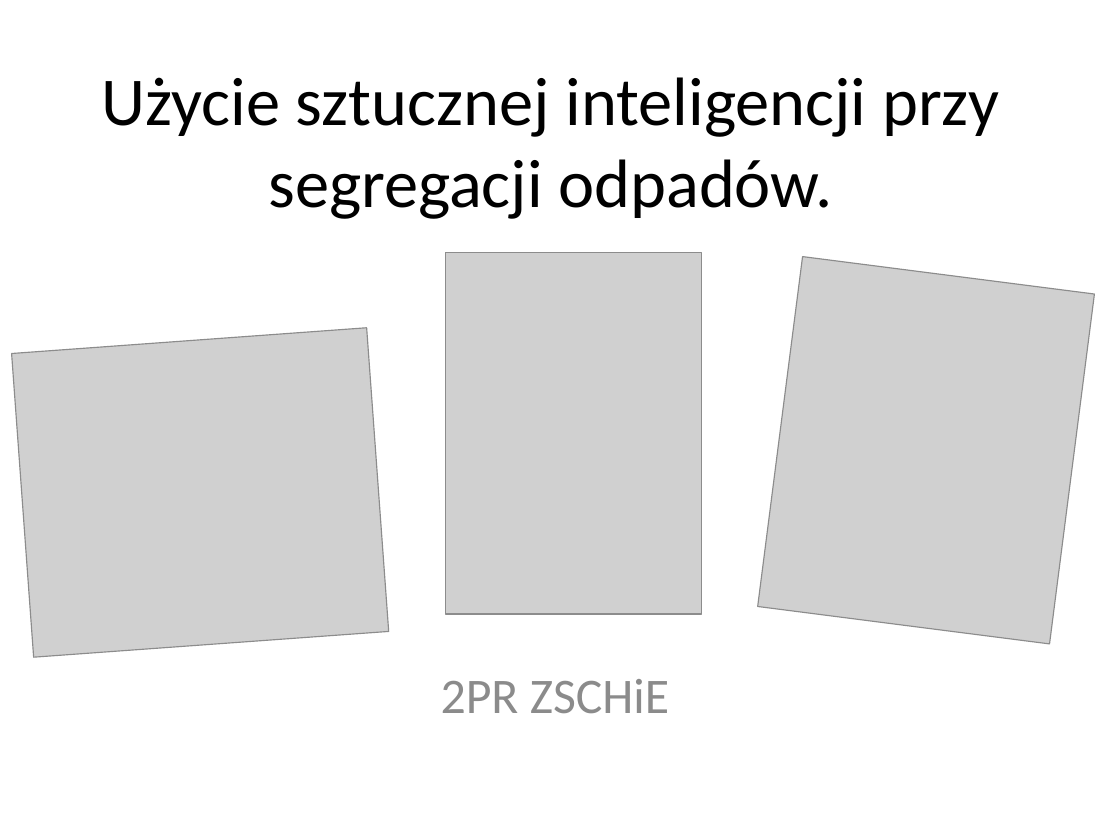
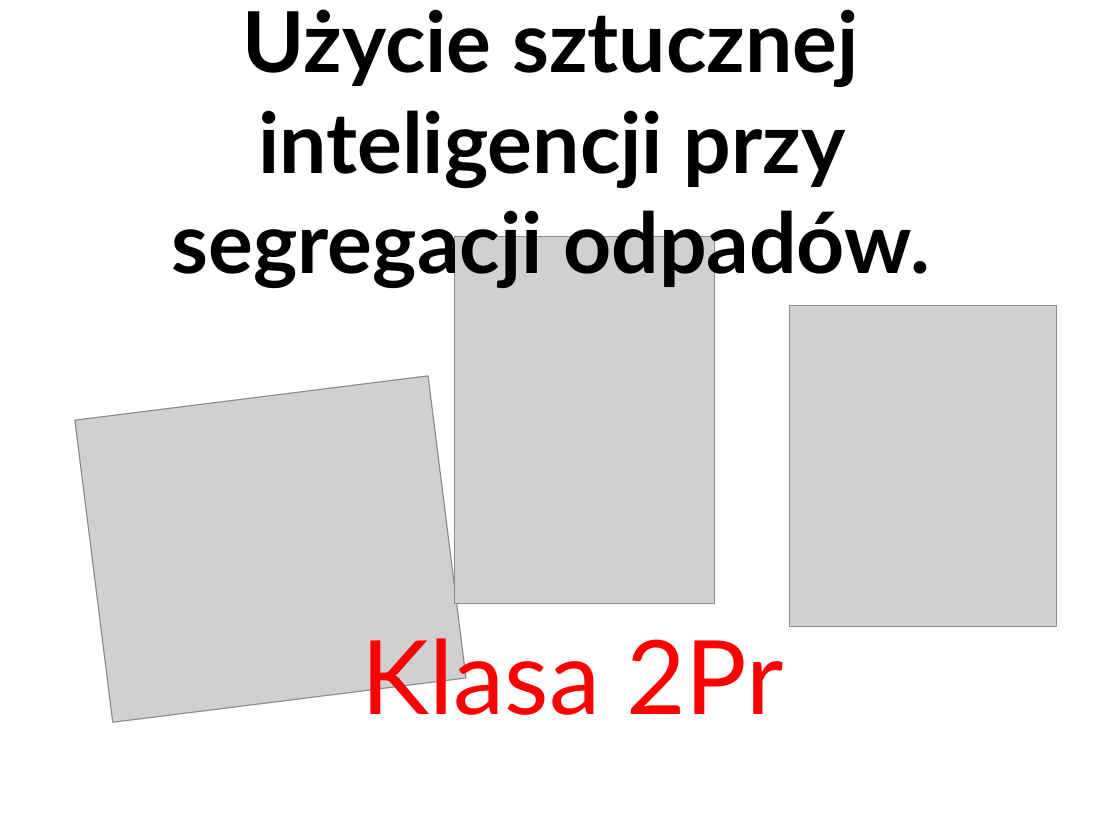
Before and after one commit to P0l15hC0w/Eco_Sorter, a slide deck: slide 1 of SegregacjaOdpadow.pptx. Drawn at 1120x840 pixels with LibreOffice and Linux fonts; fonts in the diff are those of the drawing; grey boxes stand for pictures. Boxes give left, top, right and bottom in pixels: in the first picture for what was removed or moved away, otherwise in the second. Text is boxed around its words. In the diff, an @@ line names an element or a change of style, - is before the commit and + after.

```diff
--- a/SegregacjaOdpadow.pptx
+++ b/SegregacjaOdpadow.pptx
@@ title "Użycie sztucznej inteligencji przy segregacji ..." at <box>172,9,930,289</box>: size 44 to 54 pt, font Calibri to Lato, bold on @@
@@ picture: place and size @@
-picture at <box>446,252,701,614</box>
+picture at <box>455,236,715,604</box>
@@ picture at <box>790,306,1057,626</box>: rotation 7 to 0 degrees @@
@@ picture at <box>75,375,467,722</box>: rotation 355 to 352 degrees @@
@@ subtitle at <box>361,625,784,715</box>: text changed; size 32 to 66 pt; font Calibri to Lato; text colour #8C8C8C to #FF0000 @@
-2PR ZSCHiE
+Klasa 2Pr
```
Also in this commit, not shown: 2 slides added.
